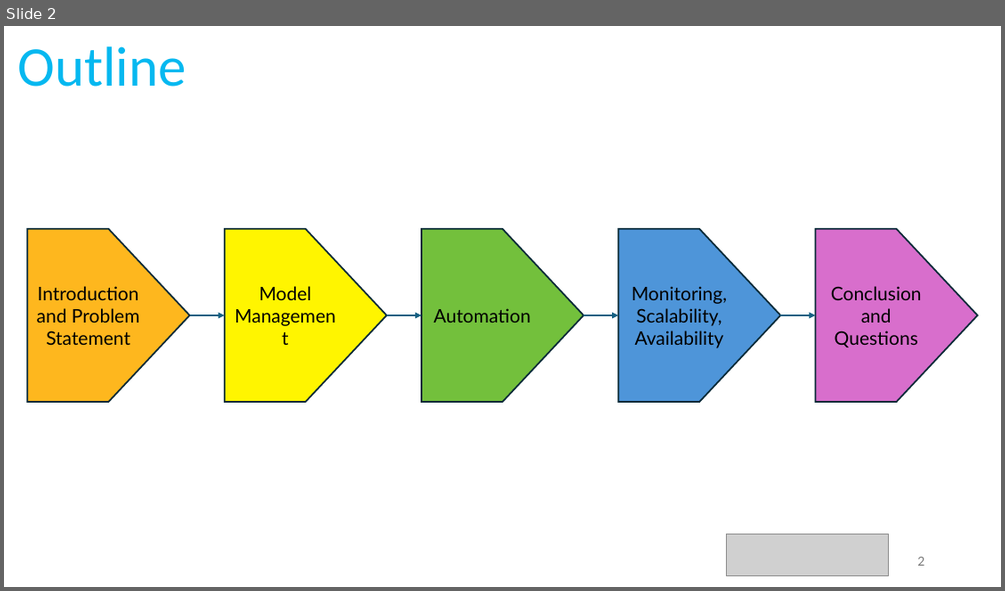
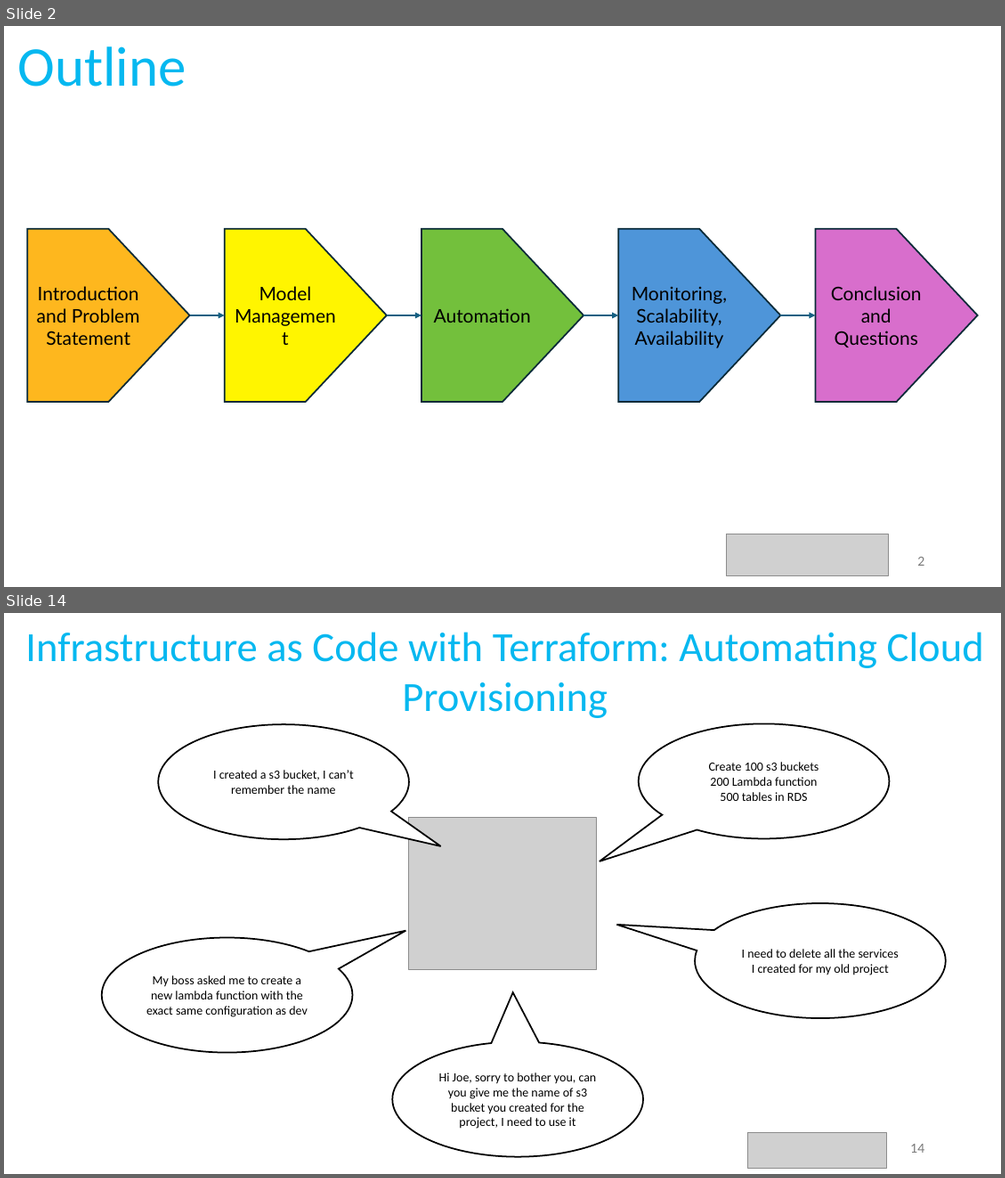
Before and after one commit to ShayanCanty/CaseStudy, a slide deck: casestudy.pptx. Shown one above the other, each under a label of ours: slide 2 before the commit, slides 2 and 14 after it; the slides between them are not shown. The pictures are 1005x591 and 1005x1178 pixels, drawn with LibreOffice and Linux fonts; fonts in the diff are those of the drawing; grey boxes stand for pictures. Boxes give left, top, right and bottom in pixels: in the first picture for what was removed or moved away, otherwise in the second. Text is boxed around its words. In the diff, an @@ line names an element or a change of style, - is before the commit and + after.

```diff
--- a/casestudy.pptx
+++ b/casestudy.pptx
@@ slide 14 added at bbox=[4, 613, 1001, 1174], background #FFFFFF @@
@@ text added at bbox=[25, 632, 984, 718], 40 pt, text #06B8F0 @@
+Infrastructure as Code with Terraform: Automating Cloud Provisioning
@@ speech bubble added at bbox=[158, 724, 409, 840], fill #FFFFFF, outline #000000 1.5 pt, 12 pt, text #000000 @@
+I created a s3 bucket, I can’t remember the name
@@ speech bubble added at bbox=[639, 723, 890, 839], fill #FFFFFF, outline #000000 1.5 pt, 12 pt, text #000000 @@
+Create 100 s3 buckets
+200 Lambda function
+500 tables in RDS
@@ picture added at bbox=[409, 818, 596, 970] @@
@@ speech bubble added at bbox=[695, 903, 946, 1018], fill #FFFFFF, outline #000000 1.5 pt, 12 pt, text #000000 @@
+I need to delete all the services I created for my old project
@@ speech bubble added at bbox=[102, 938, 353, 1053], fill #FFFFFF, outline #000000 1.5 pt, 12 pt, text #000000 @@
+My boss asked me to create a new lambda function with the exact same configuration as dev
@@ speech bubble added at bbox=[392, 1041, 643, 1157], fill #FFFFFF, outline #000000 1.5 pt, 12 pt, text #000000 @@
+Hi Joe, sorry to bother you, can you give me the name of s3 bucket you created for the project, I need to use it
@@ picture added at bbox=[748, 1133, 886, 1167] @@
@@ page number added at bbox=[910, 1143, 924, 1152], 12 pt, text #797979 @@
+14
```
Also in this commit, not shown: 2 slides changed, 25 other slides added, 1 slide removed.
